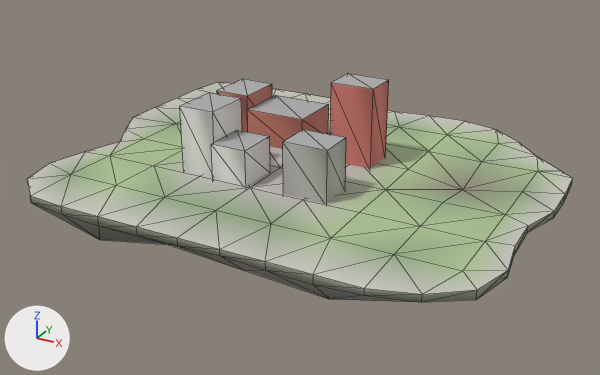
An edit to the glTF model godot_project/remake/sky/islands/SKY-006.lod1.glb, drawn before and after from the same camera.
Camera for both pictures: a 50 mm camera at (79.5, -144.9, 66.5) aimed at (0.6, -1.4, -5.3). The lights are fixed; the arrows at lower left show +X, +Y and +Z. The first picture is the older version. Mesh edges are drawn as thin lines. Vertices at exactly the same position are counted once.

Names of what the first picture shows: 'buildings', 'deck', 'rock'.
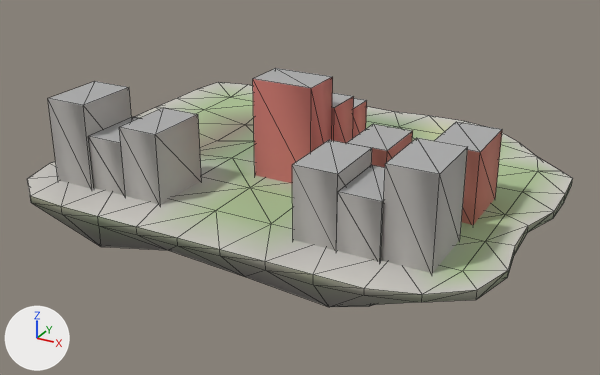
What differs and where, as boxes [x1, y1, x2, y2] in the pictures (600 x 375 px; the box of a moved part takes in the faces that stretch with it):
'buildings', reshaped (117% wider, 57% taller)
    before: [180, 74, 389, 204]
    after: [48, 68, 502, 273]
'rock', reshaped
    before: [27, 179, 573, 302]
    after: [27, 179, 573, 307]
part 1 of me_deck, edited (looks the same)
    both: [27, 82, 565, 294]
part 2 of me_deck, recoloured
    before: [110, 121, 526, 223]
    after: [171, 97, 526, 223]
part 3 of me_deck, recoloured
    both: [65, 86, 533, 278]
part 4 of me_deck, recoloured
    before: [72, 148, 503, 271]
    after: [216, 210, 503, 271]
part 5 of me_deck, recoloured
    before: [155, 109, 331, 199]
    after: [200, 125, 293, 197]
part 6 of me_deck, recoloured
    before: [154, 94, 399, 238]
    after: [200, 112, 399, 224]
part 7 of me_rock, moved or reshaped
    before: [32, 203, 417, 302]
    after: [32, 203, 417, 307]
part 8 of me_buildings, moved or reshaped
    before: [283, 130, 346, 204]
    after: [253, 68, 333, 183]
part 9 of me_buildings, moved or reshaped
    before: [330, 74, 389, 169]
    after: [332, 93, 354, 143]
part 10 of me_buildings, moved or reshaped
    before: [211, 130, 270, 187]
    after: [353, 98, 367, 138]
part 11 of me_buildings, moved or reshaped
    before: [180, 93, 242, 177]
    after: [347, 124, 413, 167]
part 12 of me_buildings, added
    after: [434, 122, 502, 225]
part 13 of me_buildings, added
    after: [48, 81, 132, 189]
part 14 of me_buildings, added
    after: [292, 140, 372, 251]
part 15 of me_buildings, added
    after: [336, 165, 385, 262]
part 16 of me_buildings, added
    after: [381, 138, 468, 273]
part 17 of me_buildings, added
    after: [88, 108, 201, 205]
part 18 of me_buildings, deleted
    before: [217, 79, 329, 149]

The change, as a list of edits to the scene's bpy script:
```text
Change me_deck:
    where me_deck.from_pydata(...)  # 86 vertices, 131 faces; spans x -50.3..53.3, y -41.4..43.3, z -2.2..0.0
    me_deck part 1: 26 faces centred in x -46.3..50.7, y -37.2..39.3, z 0.0 are repainted in the vertex colours; the middle colour goes from greyish green #98b189 to beige #bfc1a0
    me_deck part 2: 20 faces centred in x -34.3..41.7, y -24.7..27.3, z -0.8..0.0 are repainted in the vertex colours; the middle colour goes from greyish green #98b189 to greyish green #a9bf91
    me_deck part 3: 24 faces centred in x -45.9..48.2, y -37.2..35.3, z -0.1..0.0 are repainted in the vertex colours; the middle colour goes from greyish green #97b088 to light grey #c1c1ac
    me_deck part 4: 13 faces centred in x -34.3..41.7, y -32.9..-0.7, z -0.7..0.0 are repainted in the vertex colours; the middle colour goes from greyish green #a9bf91 to light grey #c2bfba
    me_deck part 5: 14 faces centred in x -18.3..5.7, y -12.7..34.6, z 0.0 are repainted in the vertex colours; the middle colour goes from light grey #c2bfba to greyish green #94ad85
    me_deck part 6: 12 faces centred in x -22.3..17.7, y -20.7..35.3, z 0.0 are repainted in the vertex colours; the middle colour goes from beige #c0c19a to greyish green #96ac85
Change me_rock:
    remove me_rock.from_pydata(...)  # 95 vertices, 149 faces; spans x -50.3..53.3, y -41.4..43.3, z -21.0..0.0
    add me_rock.from_pydata(...)  # 95 vertices, 149 faces; spans x -50.3..53.3, y -41.4..43.3, z -23.7..0.0
    me_rock part 7
    add for i in [44, 50, 55]: me_rock.vertices[i].co += Vector((0.0, 0.0, -2.6))
    me_rock.vertices[39].co: (-32.3, 25.3, -16.0) -> (-32.3, 25.3, -18.2)
    me_rock.vertices[40].co: (-14.3, 25.3, -15.0) -> (-14.3, 25.3, -17.1)
    me_rock.vertices[41].co: (3.7, 25.3, -17.6) -> (3.7, 25.3, -19.9)
    me_rock.vertices[42].co: (21.7, 25.3, -11.0) -> (21.7, 25.3, -12.6)
    me_rock.vertices[43].co: (-32.3, 7.3, -13.5) -> (-32.3, 7.3, -15.4)
    me_rock.vertices[45].co: (3.7, 7.3, -15.8) -> (3.7, 7.3, -18.2)
    me_rock.vertices[46].co: (21.7, 7.3, -17.9) -> (21.7, 7.3, -20.3)
    me_rock.vertices[47].co: (39.7, 7.3, -12.0) -> (39.7, 7.3, -13.6)
    me_rock.vertices[48].co: (-14.3, -10.7, -15.2) -> (-14.3, -10.7, -17.3)
    me_rock.vertices[49].co: (3.7, -10.7, -11.6) -> (3.7, -10.7, -13.1)
    me_rock.vertices[51].co: (-32.3, -28.7, -13.7) -> (-32.3, -28.7, -15.3)  # pixel (99, 239) -> pixel (100, 246)
    me_rock.vertices[52].co: (-14.3, -28.7, -10.3) -> (-14.3, -28.7, -11.6)  # pixel (168, 244) -> pixel (168, 250)
    me_rock.vertices[53].co: (3.7, -28.7, -11.3) -> (3.7, -28.7, -12.7)  # pixel (244, 270) -> pixel (245, 276)
    me_rock.vertices[54].co: (21.7, -28.7, -12.3) -> (21.7, -28.7, -14.0)  # pixel (329, 299) -> pixel (329, 307)
Change me_buildings:
    remove me_buildings.from_pydata(...)  # 47 vertices, 60 faces; spans x -24.3..14.6, y -17.0..17.4, z -0.5..17.3
    add me_buildings.from_pydata(...)  # 94 vertices, 120 faces; spans x -38.4..41.9, y -32.4..15.1, z -0.5..20.5
    me_buildings part 8: the loose piece of 8 vertices spanning x 5.1..14.6, y -16.3..-8.4, z -0.5..10.9 is scaled about its middle by (1.37, 1.13, 1.84), then moved by (-8.1, 5.9, 4.8)
    me_buildings part 9: the loose piece of 8 vertices spanning x 5.1..14.6, y 3.7..11.7, z -0.5..17.3 is scaled about its middle by (1.32, 1.13, 0.82), then moved by (-7.3, -5.2, -1.6)
    me_buildings part 10: the loose piece of 8 vertices spanning x -11.1..-3.1, y -17.0..-7.5, z -0.5..7.7 is scaled about its middle by (1.69, 0.842, 1.39), then moved by (8.6, 23.3, 1.6)
    me_buildings part 11: the loose piece of 8 vertices spanning x -19.1..-11.1, y -16.0..-5.5, z -0.5..14.1 is scaled about its middle by (1.06, 1.19, 0.781), then moved by (35.3, 5.8, -1.6)
    me_buildings part 12: the loose piece of 8 vertices spanning x 5.1..14.6, y -16.3..-8.4, z -0.5..10.9 is copied, and the copy is scaled about its middle by (0.947, 1.69, 1.28), then moved by (27.5, 7.5, 1.6); it spans x 32.9..41.9, y -11.6..1.9, z -0.5..14.1
    me_buildings part 13: the loose piece of 8 vertices spanning x -19.1..-11.1, y -16.0..-5.5, z -0.5..14.1 is copied, and the copy is scaled about its middle by (1.13, 1.29, 1.22), then moved by (-18.8, -14.8, 1.6); it spans x -38.4..-29.4, y -32.3..-18.9, z -0.5..17.3
    me_buildings part 14: the loose piece of 8 vertices spanning x 5.1..14.6, y -16.3..-8.4, z -0.5..10.9 is copied, and the copy is scaled about its middle by (0.895, 1.69, 1.28), then moved by (10.5, -13.3, 1.6); it spans x 16.1..24.6, y -32.4..-18.9, z -0.5..14.1
    me_buildings part 15: the loose piece of 8 vertices spanning x 5.1..14.6, y -16.3..-8.4, z -0.5..10.9 is copied, and the copy is scaled about its middle by (0.842, 1.69, 1), then moved by (18.8, -13.2, 0.0); it spans x 24.6..32.6, y -32.4..-18.8, z -0.5..10.9
    me_buildings part 16: the loose piece of 8 vertices spanning x 5.1..14.6, y -16.3..-8.4, z -0.5..10.9 is copied, and the copy is scaled about its middle by (0.947, 1.69, 1.56), then moved by (27.3, -12.7, 3.2); it spans x 32.6..41.6, y -31.8..-18.3, z -0.5..17.3
    me_buildings part 17: a new loose piece of 14 vertices spanning x -29.4..-12.9, y -31.9..-18.4, z -0.5..14.1, in mat_sky_lod_bldg
    me_buildings part 18: the loose piece of 15 vertices spanning x -24.3..-2.3, y 4.9..17.4, z -0.5..10.9 is deleted
    other edits to the shape of me_buildings do not show in these pictures
```
